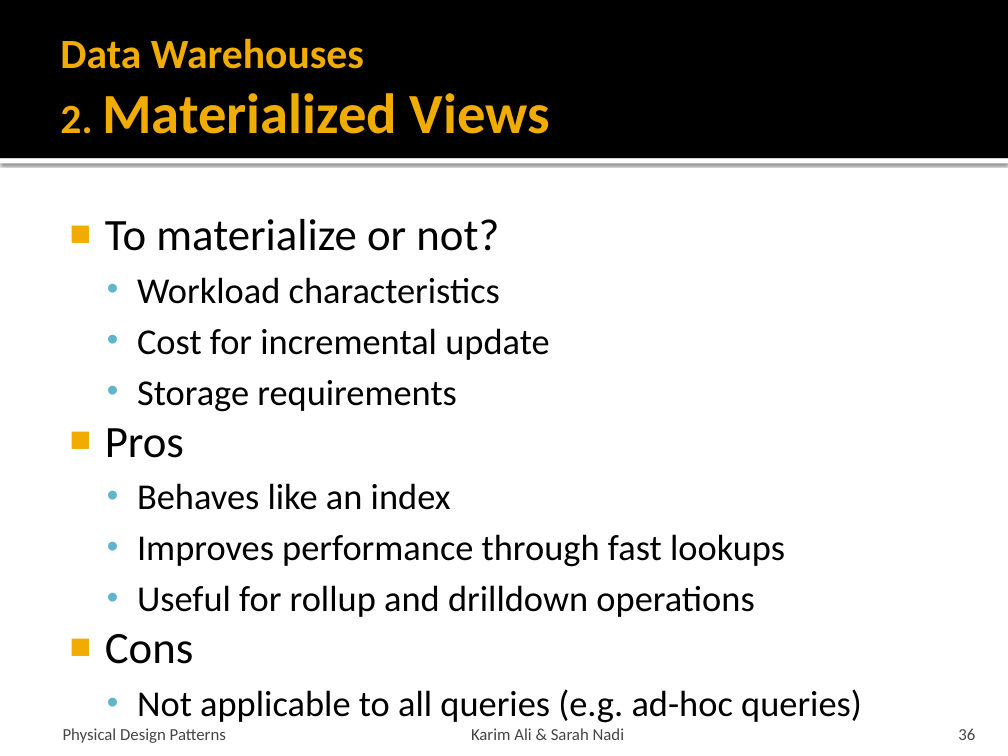
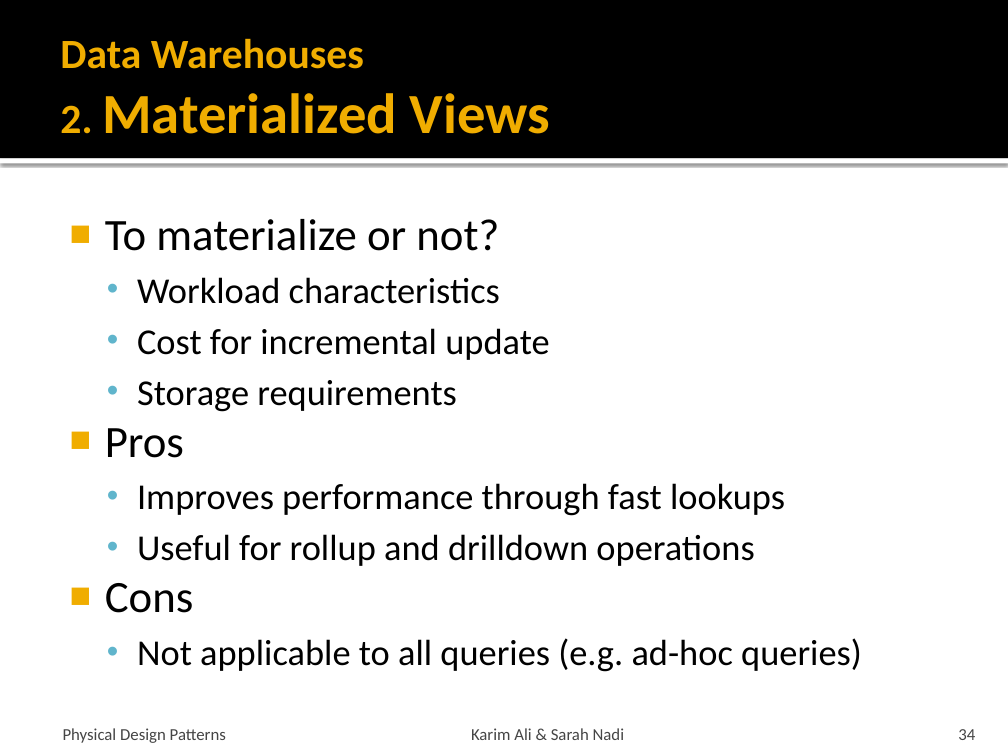
Before and after one commit to snadi/cs848-db, a slide deck: slide 34 of cs848-db/PhysDesignPres.pptx (slide 36 before the commit). Drawn at 1008x756 pixels with LibreOffice and Linux fonts; fonts in the diff are those of the drawing. Boxes give left, top, right and bottom in pixels: in the first picture for what was removed or moved away, otherwise in the second. Text is boxed around its words. In the diff, an @@ line names an element or a change of style, - is before the commit and + after.

```diff
--- a/cs848-db/PhysDesignPres.pptx
+++ b/cs848-db/PhysDesignPres.pptx
@@ text at (x1=137, y1=483, x2=451, y2=510): paragraph removed @@
-  • Behaves like an index
@@ page number at (x1=958, y1=729, x2=975, y2=740): text changed @@
-36
+34
```
Also in this commit, not shown: 11 other slides changed, 4 slides removed.
